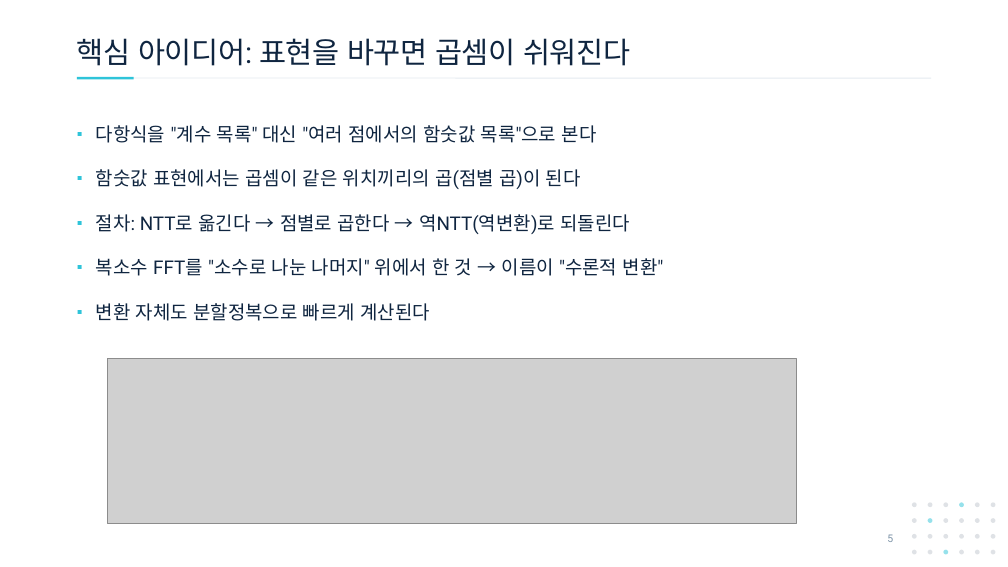
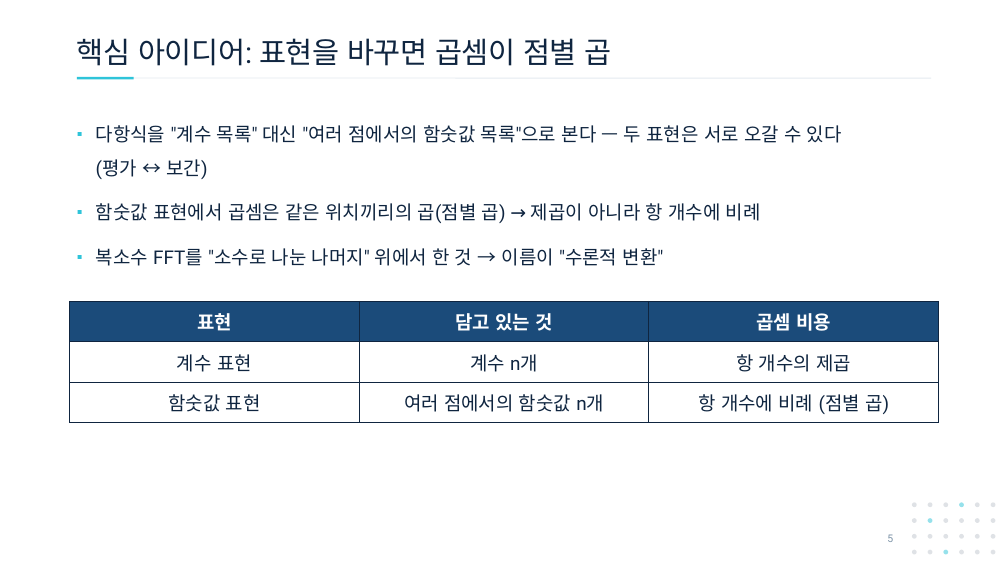
Before and after one commit to giyuubin/PQC, a slide deck: slide 5 of presentation/0903_14_Introduction-to-Hash-Based-Signatures.pptx. Drawn at 1008x567 pixels with LibreOffice and Linux fonts; fonts in the diff are those of the drawing; grey boxes stand for pictures. Boxes give left, top, right and bottom in pixels: in the first picture for what was removed or moved away, otherwise in the second. Text is boxed around its words. In the diff, an @@ line names an element or a change of style, - is before the commit and + after.

```diff
--- a/presentation/0903_14_Introduction-to-Hash-Based-Signatures.pptx
+++ b/presentation/0903_14_Introduction-to-Hash-Based-Signatures.pptx
@@ title at [77, 38, 611, 66]: text changed @@
-핵심 아이디어: 표현을 바꾸면 곱셈이 쉬워진다
+핵심 아이디어: 표현을 바꾸면 곱셈이 점별 곱
@@ text at [96, 125, 842, 223]: text changed @@
-▪ 다항식을 "계수 목록" 대신 "여러 점에서의 함숫값 목록"으로 본다
-▪ 함숫값 표현에서는 곱셈이 같은 위치끼리의 곱(점별 곱)이 된다
-▪ 절차: NTT로 옮긴다 → 점별로 곱한다 → 역NTT(역변환)로 되돌린다
+▪ 다항식을 "계수 목록" 대신 "여러 점에서의 함숫값 목록"으로 본다 — 두 표현은 서로 오갈 수 있다
+  (평가 ↔ 보간)
+▪ 함숫값 표현에서 곱셈은 같은 위치끼리의 곱(점별 곱) → 제곱이 아니라 항 개수에 비례
@@ table added at [70, 302, 938, 423], 3 rows, 3 columns @@
+표현 | 담고 있는 것 | 곱셈 비용
+계수 표현 | 계수 n개 | 항 개수의 제곱
+함숫값 표현 | 여러 점에서의 함숫값 n개 | 항 개수에 비례 (점별 곱)
@@ text at [96, 303, 430, 321]: paragraph removed @@
-▪ 변환 자체도 분할정복으로 빠르게 계산된다
@@ picture removed at [107, 359, 797, 524] @@
```
Also in this commit, not shown: 2 other slides changed, 2 slides added.
